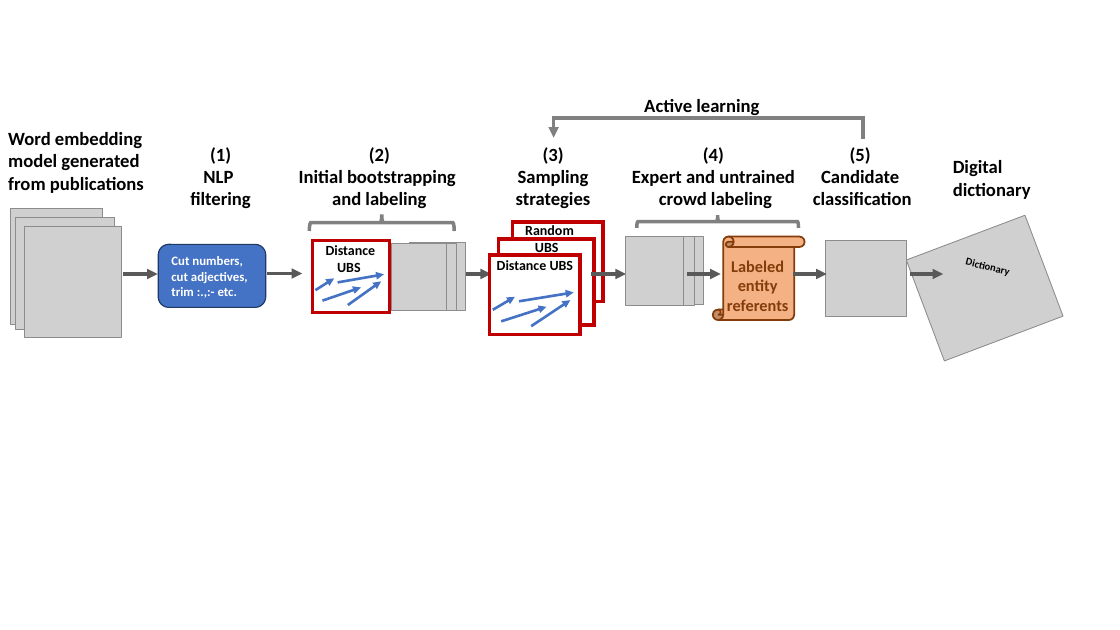
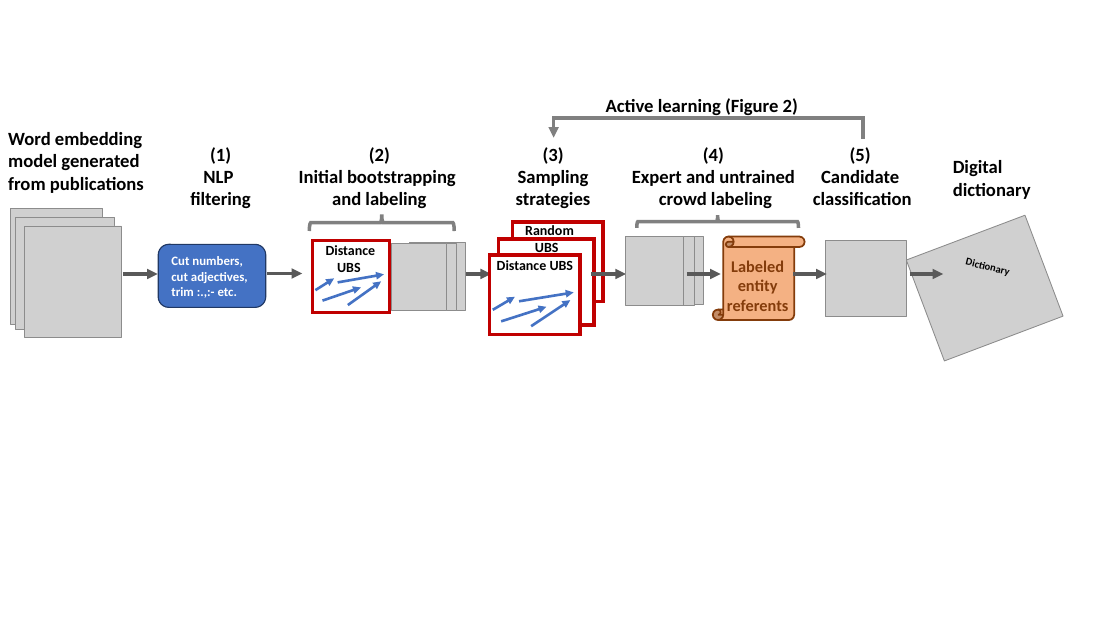
Before and after one commit to rtchoua/activePolyNER, a slide deck: slide 4 of alpolyner.pptx. Drawn at 1120x630 pixels with LibreOffice and Linux fonts; fonts in the diff are those of the drawing; grey boxes stand for pictures. Boxes give left, top, right and bottom in pixels: in the first picture for what was removed or moved away, otherwise in the second. Text is boxed around its words. In the diff, an @@ line names an element or a change of style, - is before the commit and + after.

```diff
--- a/alpolyner.pptx
+++ b/alpolyner.pptx
@@ text at (606,98,798,117): text changed @@
-Active learning
+Active learning (Figure 2)
```
Also in this commit, not shown: 6 other files.
